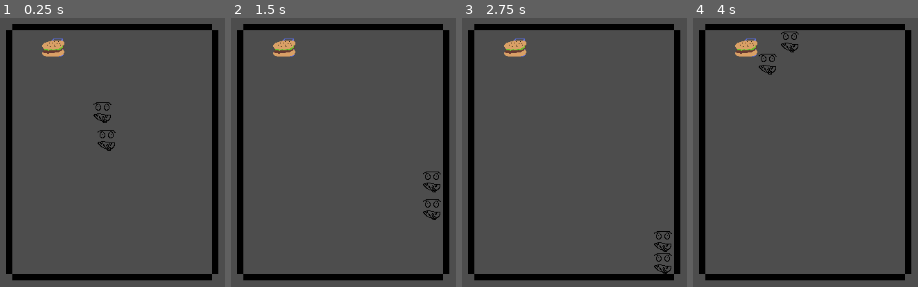
Above: before the commit, frames 1-4 (left to right).
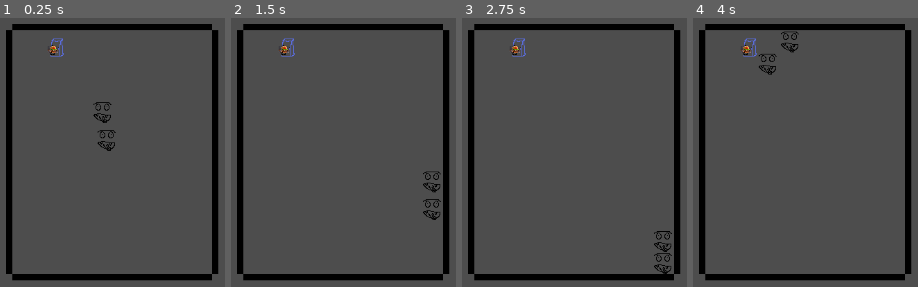
Above: after the commit, the same moments.

Repository: QuFafaulu/game-jam-2026
Game: Godot game, scene res://main.tscn
The game is run twice, just before and just after one commit, with the same random seed, the same clock (stepped at 60 frames per second) and the same inputs.
Inputs:
- Up to frame 1 (0.25 s): no input
- Up to frame 2 (1.5 s): tap Enter at 0.5 s; hold D (move_right) 0.53-1.28 s; tap Space (interact) at 0.6, 1.25, 1.35 s; hold S (move_down) from 1.28 s (still down)
- Up to frame 3 (2.75 s): tap Enter at 2 s; release S (move_down) at 2.03 s; hold D (move_right) from 2.03 s (still down); tap Space (interact) at 2.1 s
- Up to frame 4 (4 s): tap Space (interact) at 2.75, 2.85, 3.6 s; release D (move_right) at 2.78 s; hold W (move_up) 2.78-3.53 s; hold A (move_left) from 3.53 s (still down)

The runs differ from the first frame. In frame 1, 0.5% of the frame differs, in the area x 18-29%, y 8-15%; in frame 2, 0.5%; in frame 3, 0.5%; in frame 4, 0.5%.

Commit message:
Burgir pic and interact function variable parameters

Diff:
--- a/fridge.gd
+++ b/fridge.gd
@@ -4,8 +4,9 @@
 @onready var fridge_interact := $FridgeInteract
 @onready var inventory := $Inventory
 
-func interact():
+func interact(... args: Array):
 	var contents: Array[Node]
+	# Open the fridge
 	sprite.frame = 1
 	contents = inventory.get_children()
 	if not contents.is_empty():
@@ -14,7 +15,10 @@
 	else:
 		return []
 
-func _on_fridge_interact_body_exited(body: Node2D) -> void:
+func _on_fridge_interact_body_exited(body) -> void:
+	print("body exited")
 	# If all interactive entities have left the interaction zone, close the fridge
 	if fridge_interact.get_overlapping_areas().is_empty():
+		print("fridge closed")
+		# Close the fridge
 		sprite.frame = 0
--- a/fridge.tscn
+++ b/fridge.tscn
@@ -4,7 +4,7 @@
 [ext_resource type="Texture2D" uid="uid://e5l41pca0c0e" path="res://Fridge.png" id="2_e6sfw"]
 [ext_resource type="Script" uid="uid://eqgvtfybgufp" path="res://interaction_zone.gd" id="3_e6sfw"]
 [ext_resource type="Texture2D" uid="uid://dc3ulotf8bbdv" path="res://Apple.png" id="4_gk71u"]
-[ext_resource type="Texture2D" uid="uid://2ve2yg5nvafs" path="res://Borgir.png" id="5_6ofhc"]
+[ext_resource type="Texture2D" uid="uid://1og58v1s2l6p" path="res://burger.jpg" id="5_6ofhc"]
 
 [sub_resource type="AtlasTexture" id="AtlasTexture_gk71u"]
 atlas = ExtResource("2_e6sfw")
@@ -62,6 +62,7 @@
 texture = ExtResource("4_gk71u")
 
 [node name="Borgir" type="Sprite2D" parent="Inventory"]
+scale = Vector2(0.01, 0.01)
 texture = ExtResource("5_6ofhc")
 
 [connection signal="body_exited" from="FridgeInteract" to="." method="_on_fridge_interact_body_exited"]
--- a/interactable_object.gd
+++ b/interactable_object.gd
@@ -1,5 +1,5 @@
 class_name InteractableObject
 extends Node2D
 
-func interact():
+func interact(... args: Array):
 	print("NOOOOOO")
--- a/interaction_zone.gd
+++ b/interaction_zone.gd
@@ -2,7 +2,6 @@
 extends Area2D
 
 @export var connected_object: InteractableObject
-signal interacted_with
 
-func interact():
-	return connected_object.interact()
+func interact(... args: Array):
+	return connected_object.interact(args)
Binary file added: burger.jpg
Not shown, added: burger.jpg.import
